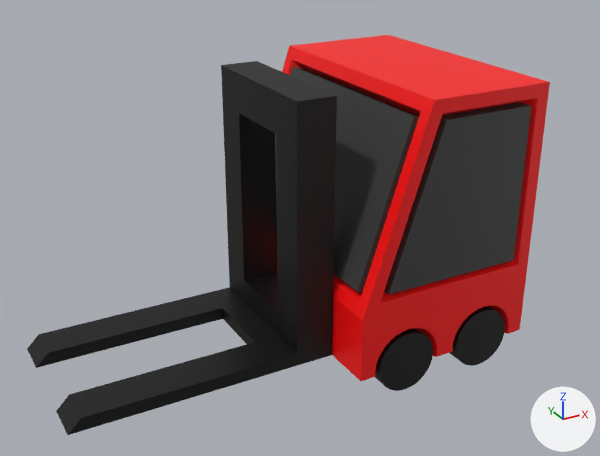
The Blender file assets/grid/objects/player/body.blend as it was, and as the next commit left it.
One viewpoint serves both versions: a 50 mm camera at (-1.65, -2.6, 1.8) aimed at (-0.26, -0.07, 0.54). The axes (+X, +Y, +Z) are drawn at lower right. The lights are the same throughout.

In view in the first picture: 'Cube.001', 'Cube.002', 'body', 'wheels.001'.
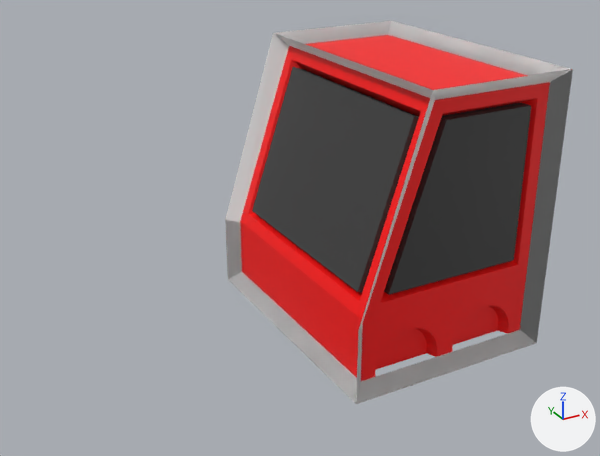
Edits to the scene script, one JSON object a line:
```json
{"op": "add", "block": "me_cube_003", "code": ["me_cube_003 = bpy.data.meshes.new('Cube.003')", "me_cube_003.from_pydata(...)  # 44 vertices, 32 faces; spans x -0.6..1.1, y -1.1..1.1, z -1.1..1.1"]}
{"op": "add", "block": "ob_cube_001", "code": "ob_cube_001.hide_set(True)"}
{"op": "add", "block": "ob_cube_002", "code": "ob_cube_002.hide_set(True)"}
{"op": "add", "block": "ob_wheels_001", "code": "ob_wheels_001.hide_set(True)"}
{"op": "add", "block": "ob_body_001", "code": ["ob_body_001 = bpy.data.objects.new('body.001', me_cube_003)", "ob_body_001.location = (0.0, 0.0, 0.6)", "ob_body_001.scale = (0.5, 0.5, 0.5)"]}
```

Changed parts and their boxes (x1, y1, x2, y2) in the pictures (600 x 456 px):
```json
{"object": "Cube.001", "change": "hidden", "before": [221, 61, 337, 366], "on screen": "black"}
{"object": "body.001", "change": "added", "after": [225, 21, 573, 404]}
{"object": "Cube.002", "change": "hidden", "before": [27, 287, 297, 435], "on screen": "black"}
{"object": "wheels.001", "change": "hidden", "before": [375, 306, 505, 391], "on screen": "black"}
```
